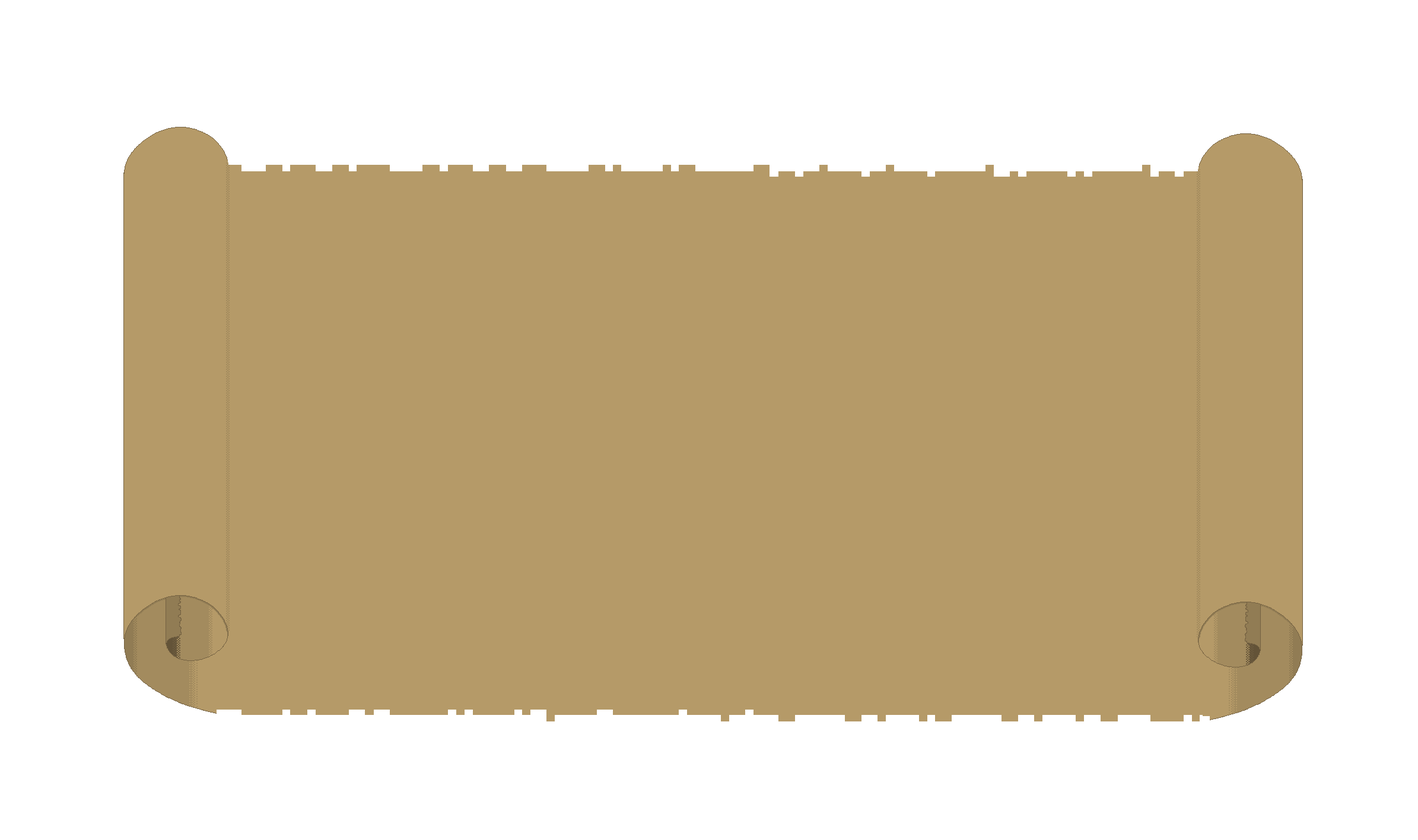
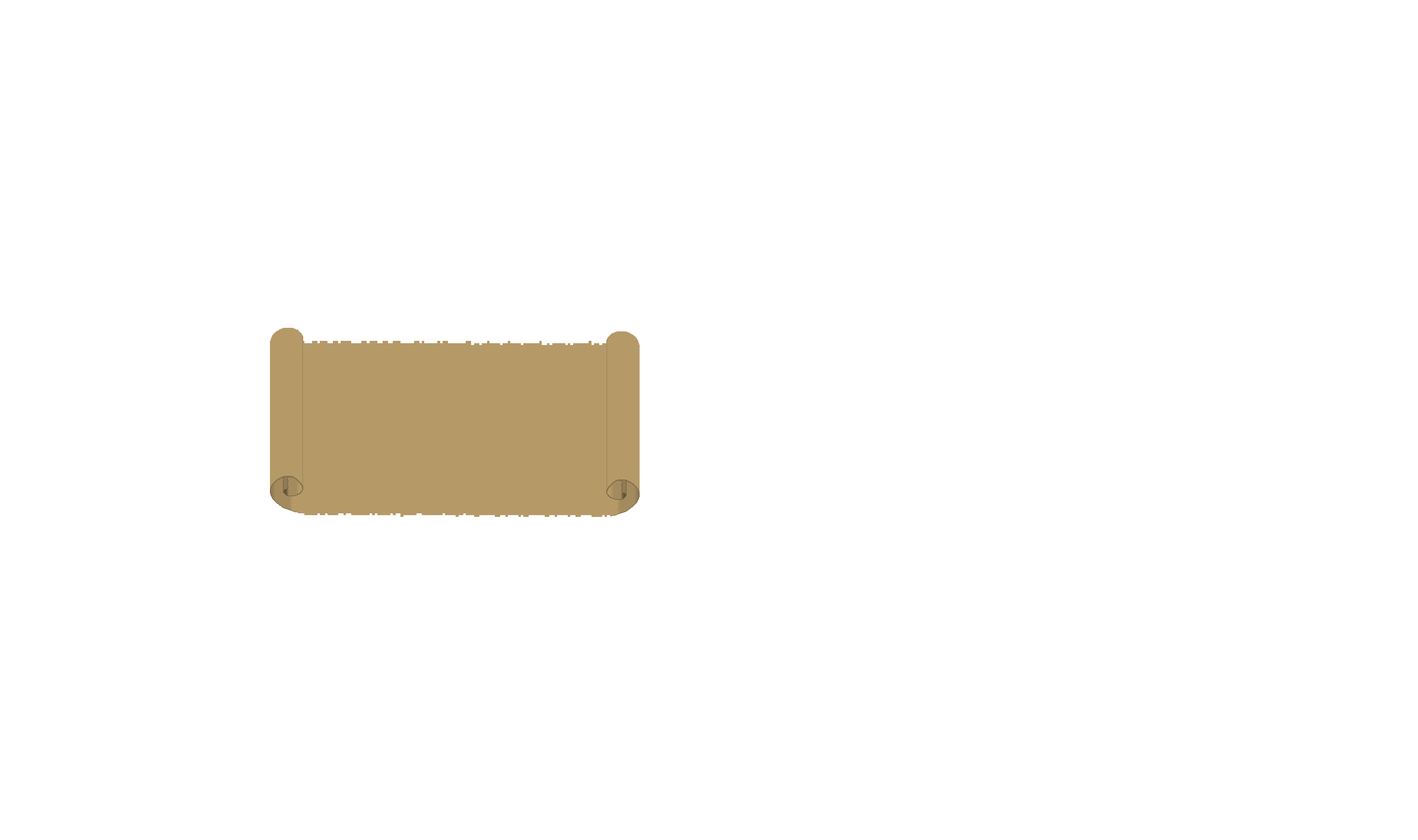
Revision of a layered 1418px x 840px image; what changed, layer by layer:
painted on "Layer 4" over (x1=123, y1=126, x2=626, y2=715)
painted on "Layer 3" over (x1=606, y1=133, x2=1303, y2=721)
painted on "Layer 2" over (x1=222, y1=164, x2=1203, y2=722)
